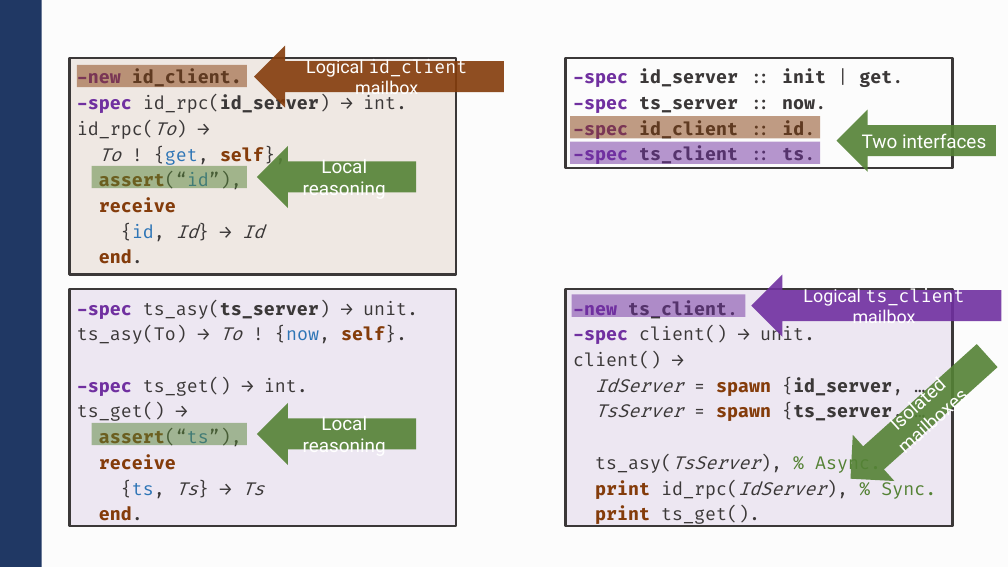
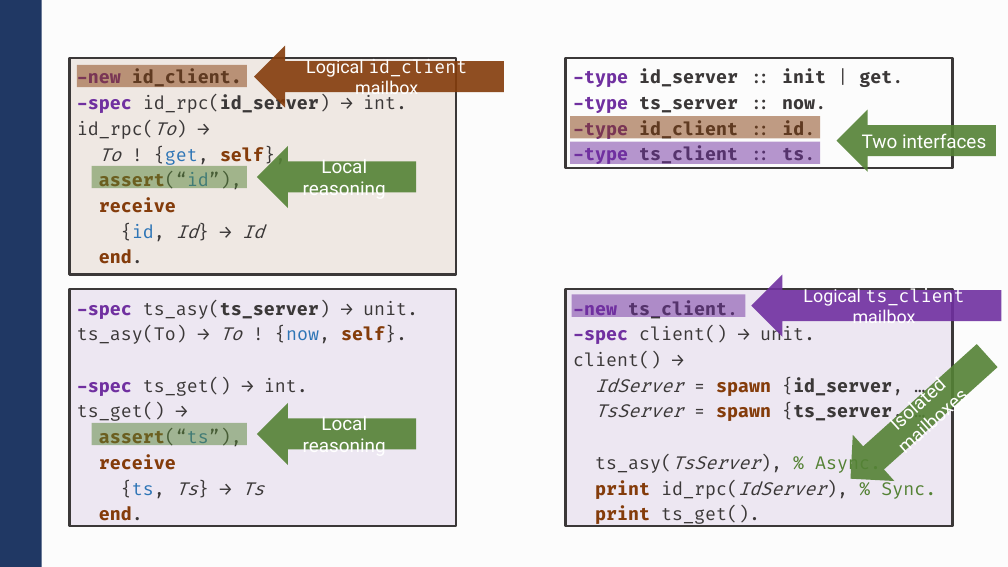
Before and after one commit to duncanatt/duncanatt.github.io, a slide deck: slide 23 of slides/code-beam-2024.pptx. Drawn at 1008x567 pixels with LibreOffice and Linux fonts; fonts in the diff are those of the drawing. Boxes give left, top, right and bottom in pixels: in the first picture for what was removed or moved away, otherwise in the second. Text is boxed around its words. In the diff, an @@ line names an element or a change of style, - is before the commit and + after.

```diff
--- a/slides/code-beam-2024.pptx
+++ b/slides/code-beam-2024.pptx
@@ text in rectangle at [573, 69, 903, 113]: text changed @@
--spec id_server :: init | get.
--spec ts_server :: now.
+-type id_server :: init | get.
+-type ts_server :: now.
@@ text at [573, 121, 815, 166]: text changed @@
--spec id_client :: id.
--spec ts_client :: ts.
+-type id_client :: id.
+-type ts_client :: ts.
```
Also in this commit, not shown: 2 other slides changed.
